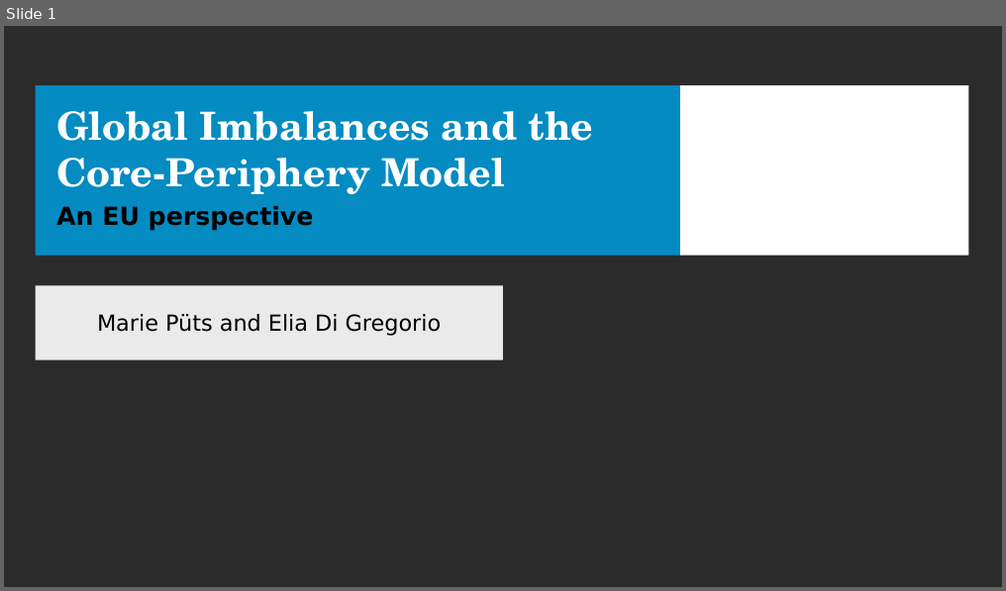
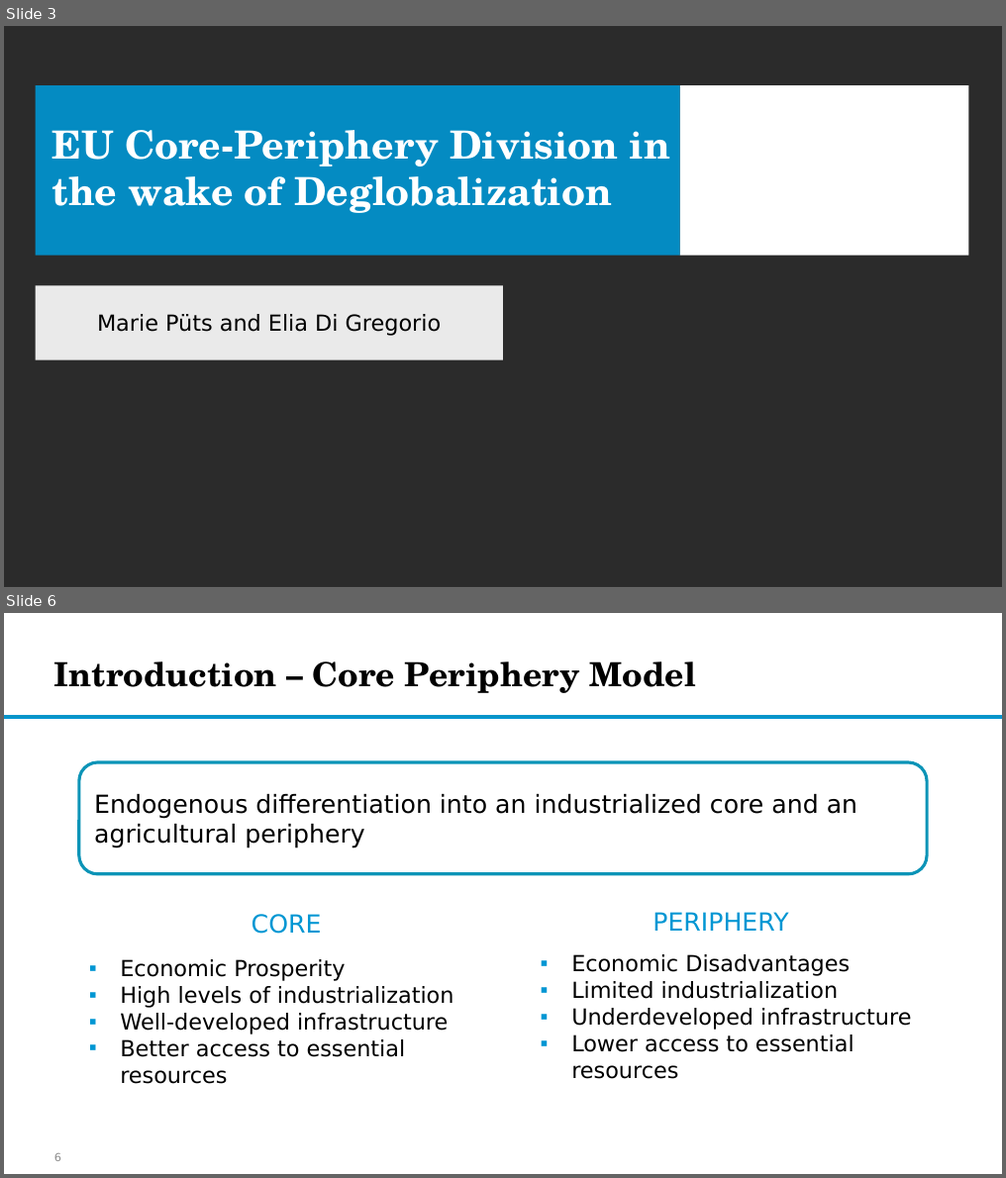
Before and after one commit to EliaDG/EU-Core-Periphery-Division-in-the-wake-of-Deglobalization, a slide deck: 03_final_data/Global Imbalances and Core-Periphery Model in the EU.pptx. Shown one above the other, each under a label of ours: slide 1 before the commit, slides 3 and 6 after it; the slides between them are not shown. The pictures are 1006x591 and 1006x1178 pixels, drawn with LibreOffice and Linux fonts; fonts in the diff are those of the drawing; background and template pictures are left out; a plain dark background stands for a picture behind light text. Boxes give left, top, right and bottom in pixels: in the first picture for what was removed or moved away, otherwise in the second. Text is boxed around its words. In the diff, an @@ line names an element or a change of style, - is before the commit and + after.

```diff
--- a/03_final_data/Global Imbalances and Core-Periphery Model in the EU.pptx
+++ b/03_final_data/Global Imbalances and Core-Periphery Model in the EU.pptx
@@ slide 6 added at bbox=[4, 613, 1002, 1174], background #FFFFFF @@
@@ title added at bbox=[54, 662, 696, 693], 24 pt, text #000000, bold @@
+Introduction – Core Periphery Model
@@ rectangle added at bbox=[4, 716, 1002, 718], fill #0C94B7, outline #0096D3 1 pt @@
@@ rounded rectangle added at bbox=[79, 762, 926, 874], fill #FFFFFF, outline #0C94B7 2.25 pt, 18 pt, text #000000 @@
+Endogenous differentiation into an industrialized core and an agricultural periphery
@@ text added at bbox=[252, 914, 322, 934], 18 pt, text #0096D3 @@
+CORE
@@ text added at bbox=[652, 912, 788, 931], 18 pt, text #0096D3 @@
+PERIPHERY
@@ text added at bbox=[120, 959, 454, 1084], 16 pt, text #000000 @@
+▪ Economic Prosperity
+▪ High levels of industrialization
+▪ Well-developed infrastructure
+▪ Better access to essential resources
@@ text added at bbox=[571, 955, 911, 1079], 16 pt, text #000000 @@
+▪ Economic Disadvantages
+▪ Limited industrialization
+▪ Underdeveloped infrastructure
+▪ Lower access to essential resources
@@ page number added at bbox=[54, 1154, 61, 1161], 8 pt, text #8C8C8C @@
+6
@@ what was slide 1 is now slide 3 @@
@@ slide 3 changed as well @@
@@ title at bbox=[53, 130, 670, 213]: text changed @@
-Global Imbalances and the Core-Periphery Model
+EU Core-Periphery Division in the wake of Deglobalization
@@ subtitle removed at bbox=[56, 206, 314, 231] @@
-An EU perspective
```
Also in this commit, not shown: 5 other slides changed, 16 other slides added, 7 slides removed, 11 other files.
